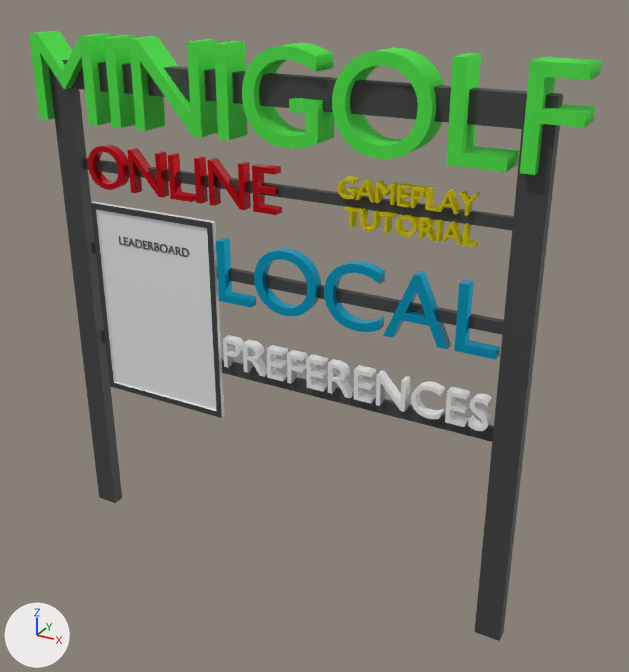
A saved change to the glTF model assets/glb/main_menu.glb.
The view is the same before and after, from a 50 mm camera at (31.4, -50.9, 46.6) aimed at (2.7, 1.2, 20.5). Lighting does not change. The marker at lower left points along +X, +Y and +Z. Where no turn or scale is listed for an object, it has been applied to the vertices.

Objects in the first picture: 'cam_target', 'leaderboard_board', 'local', 'minigolf', 'online', 'preferences', 'sign_body', 'tutorial'.
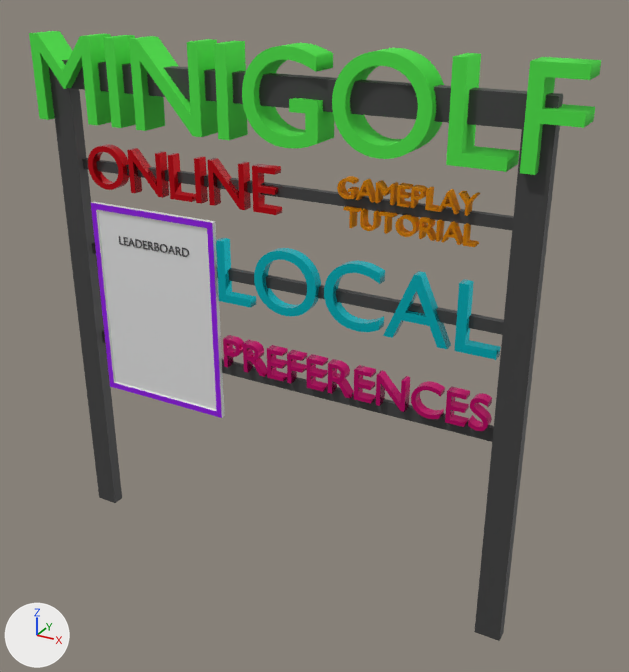
Location of each change, [x1, y1, x2, y2] in pixels of the pictures (629 x 672 px):
'leaderboard_board', recoloured (black to purple): [91, 202, 224, 418] in both
'local', recoloured: [216, 238, 501, 360] in both
'preferences', recoloured (grey to purple): [223, 335, 492, 431] in both
'tutorial', recoloured: [337, 176, 480, 247] in both
'cam_target', moved: before [253, 208, 291, 216]; after [314, 215, 349, 226]

The change, as a list of edits to the scene's bpy script:
```text
Change mat_material_002:
    mat_material_002.base_color: (0.801, 0.691, 0.0) -> (0.801, 0.303, 0.0)  # yellow #e7d900 -> orange #e79600
Change mat_material_003:
    mat_material_003.base_color: (0.0, 0.499, 0.801) -> (0.0, 0.705, 0.802)  # cyan #00bbe7 -> cyan #00dbe7
Change mat_material_006:
    mat_material_006.base_color: (0.0443, 0.0443, 0.0443) -> (0.296, 0.0, 0.797)  # black #3b3b3b -> purple #9400e7
Add mat_material_009:
    mat_material_009 = principled_material('Material.009')
    mat_material_009.base_color = (0.811, 0.0, 0.216)  # pink #e90080
    mat_material_009.metallic = 0.646
    mat_material_009.roughness = 0.224
Change me_preferences:
    where me_preferences.from_pydata(...)  # 1064 vertices, 2096 faces; spans x 0.2..21.6, y -0.4..0.4, z 0.0..2.4
    add me_preferences.materials.append(mat_material_009)  # pink #e90080
Change ob_cam_target:
    ob_cam_target.location: (0.0, 0.0, 29.97) -> (4.83, 0.0, 29.97)
```
